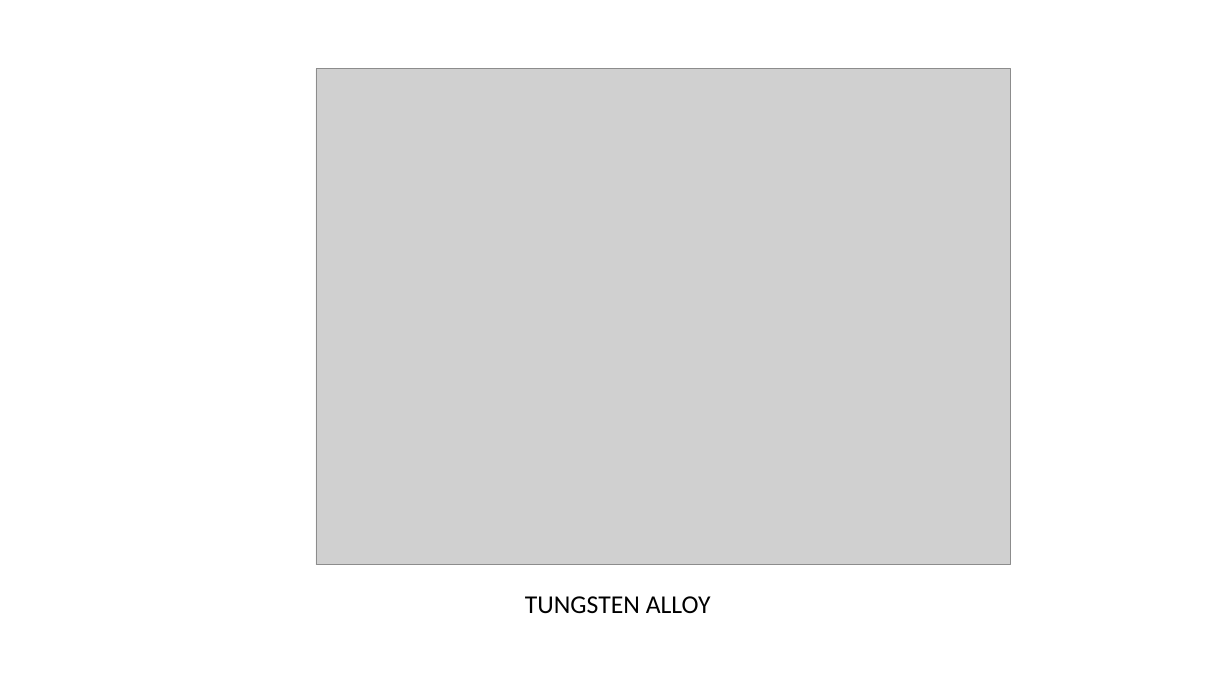
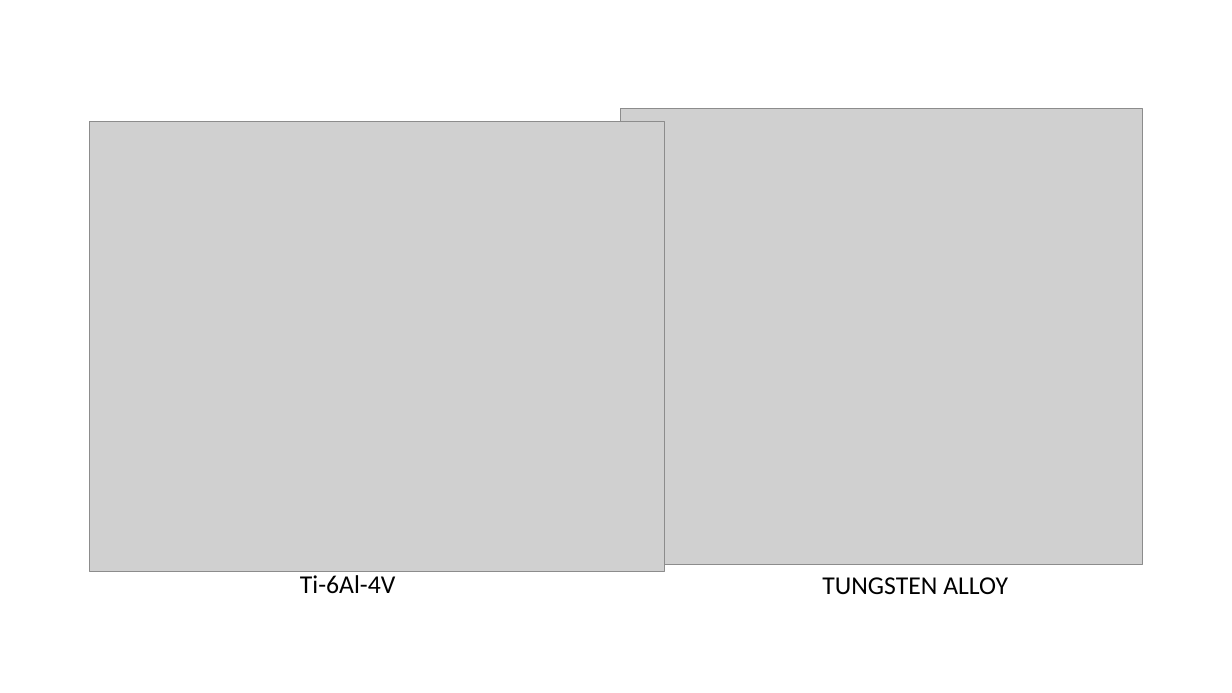
Before and after one commit to amoudes/HVI, a slide deck: slide 4 of Results_Presentation.pptx (slide 3 before the commit). Drawn at 1232x693 pixels with LibreOffice and Linux fonts; fonts in the diff are those of the drawing; grey boxes stand for pictures. Boxes give left, top, right and bottom in pixels: in the first picture for what was removed or moved away, otherwise in the second. Text is boxed around its words. In the diff, an @@ line names an element or a change of style, - is before the commit and + after.

```diff
--- a/Results_Presentation.pptx
+++ b/Results_Presentation.pptx
@@ picture: place and size @@
-picture at (316,68,1010,565)
+picture at (620,109,1142,566)
@@ picture added at (90,121,665,571) @@
@@ text "TUNGSTEN ALLOY": place and size @@
-text "TUNGSTEN ALLOY" at (525,596,711,614)
+text "TUNGSTEN ALLOY" at (822,577,1008,594)
@@ text added at (300,575,395,594), 20 pt, text #000000 @@
+Ti-6Al-4V
```
Also in this commit, not shown: 2 other slides changed, 2 other files.
